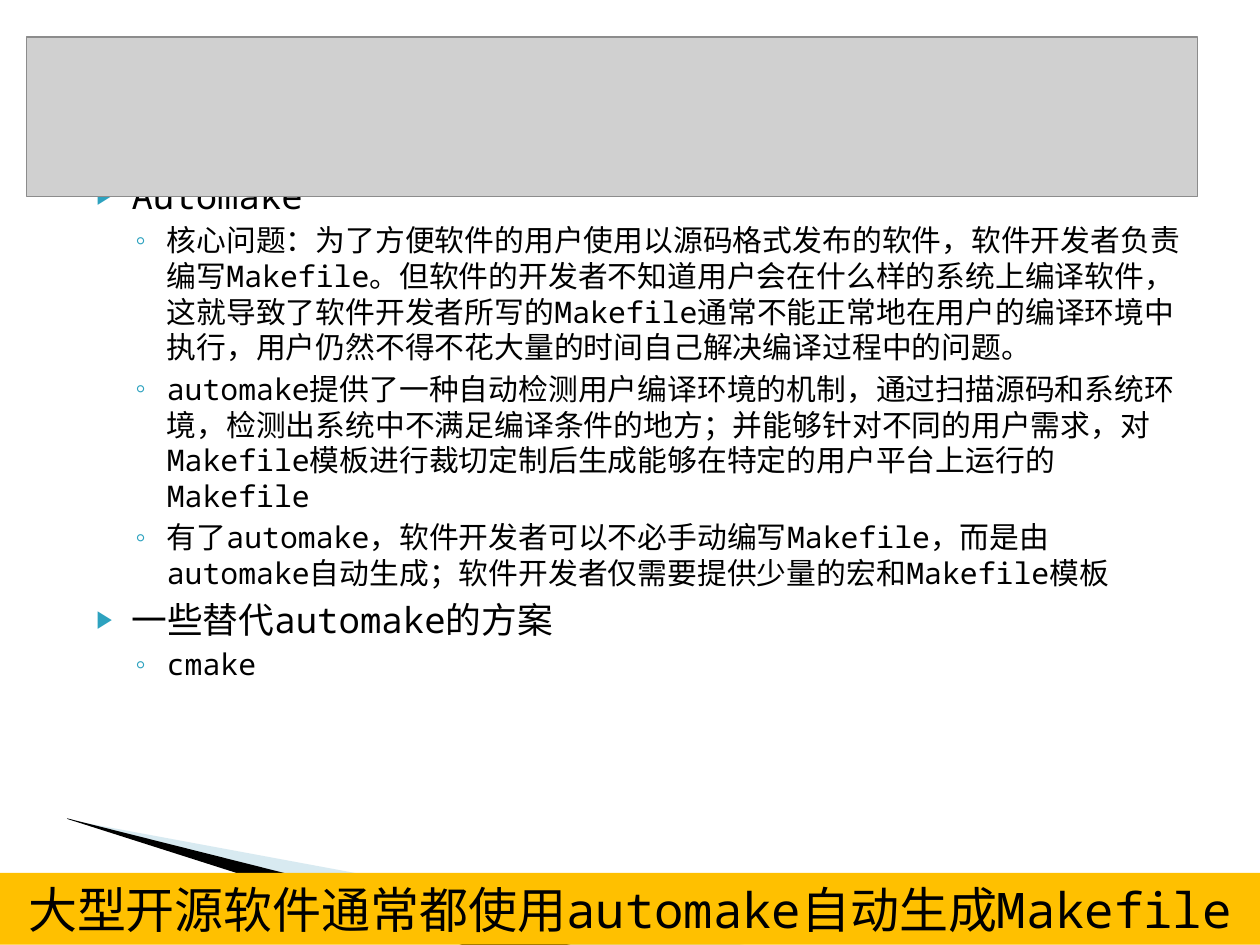
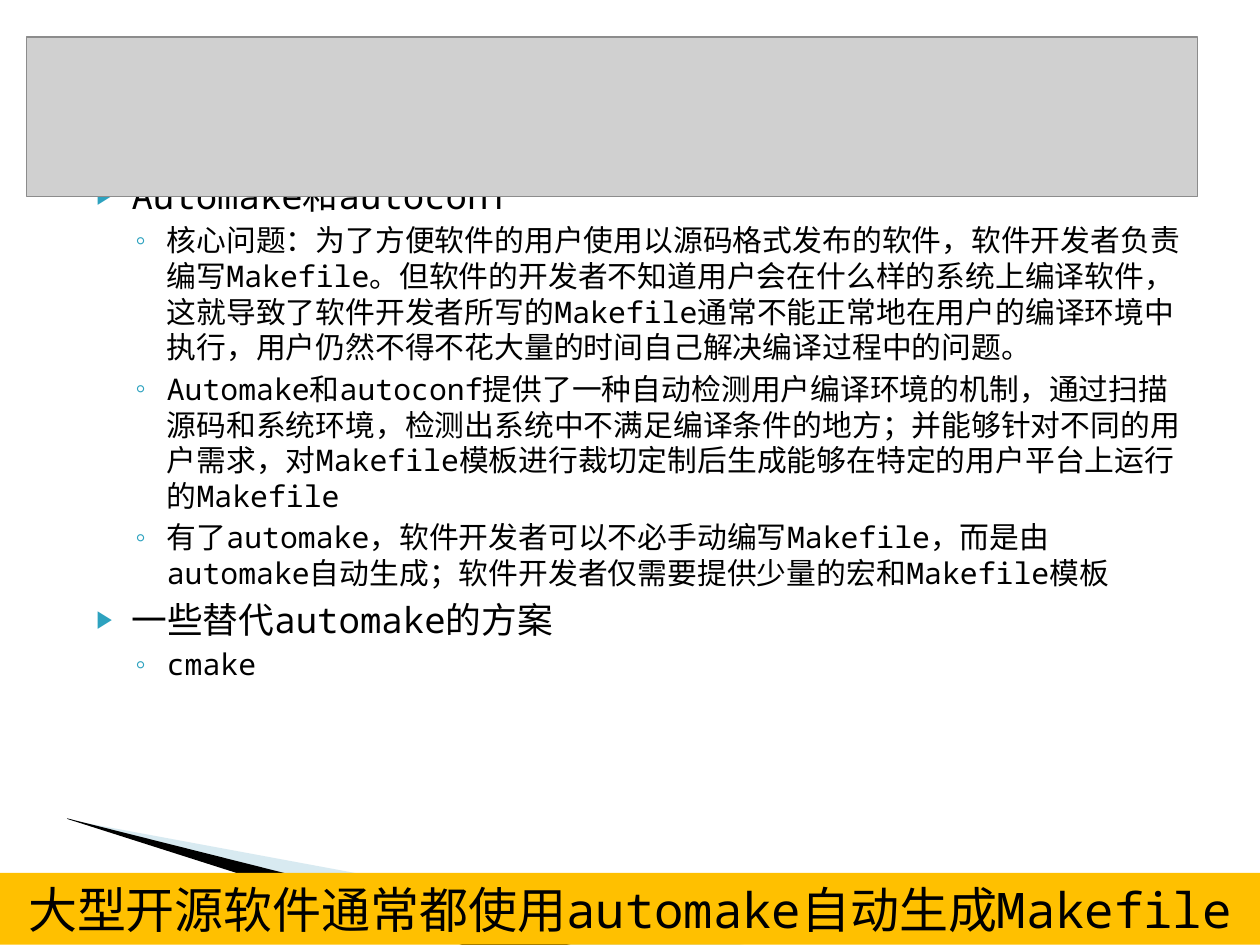
Before and after one commit to L3w1s-L1u/_outline, a slide deck: slide 12 of Linux_Server_2015/Linux包管理器和源码编译.ppt. Drawn at 1260x945 pixels with LibreOffice and Linux fonts; fonts in the diff are those of the drawing; grey boxes stand for pictures; background and template pictures are left out. Boxes give left, top, right and bottom in pixels: in the first picture for what was removed or moved away, otherwise in the second. Text is boxed around its words. In the diff, an @@ line names an element or a change of style, - is before the commit and + after.

```diff
--- a/Linux_Server_2015/Linux包管理器和源码编译.ppt
+++ b/Linux_Server_2015/Linux包管理器和源码编译.ppt
@@ text at bbox=[132, 196, 510, 219]: text changed @@
-▶ Automake
+▶ Automake和autoconf
@@ text at bbox=[167, 375, 1180, 474]: text changed @@
-  ◦ automake提供了一种自动检测用户编译环境的机制，通过扫描源码和系统环境，检测出系统中不满足编译条件的地方；并能够针对不同的用户需求，对Makefile模板进行裁切定制后生成能够在特定的用户平台上运行的Makefile
+  ◦ Automake和autoconf提供了一种自动检测用户编译环境的机制，通过扫描源码和系统环境，检测出系统中不满足编译条件的地方；并能够针对不同的用户需求，对Makefile模板进行裁切定制后生成能够在特定的用户平台上运行的Makefile
```
Also in this commit, not shown: 4 other slides changed, 1 slide added, 1 slide removed.
